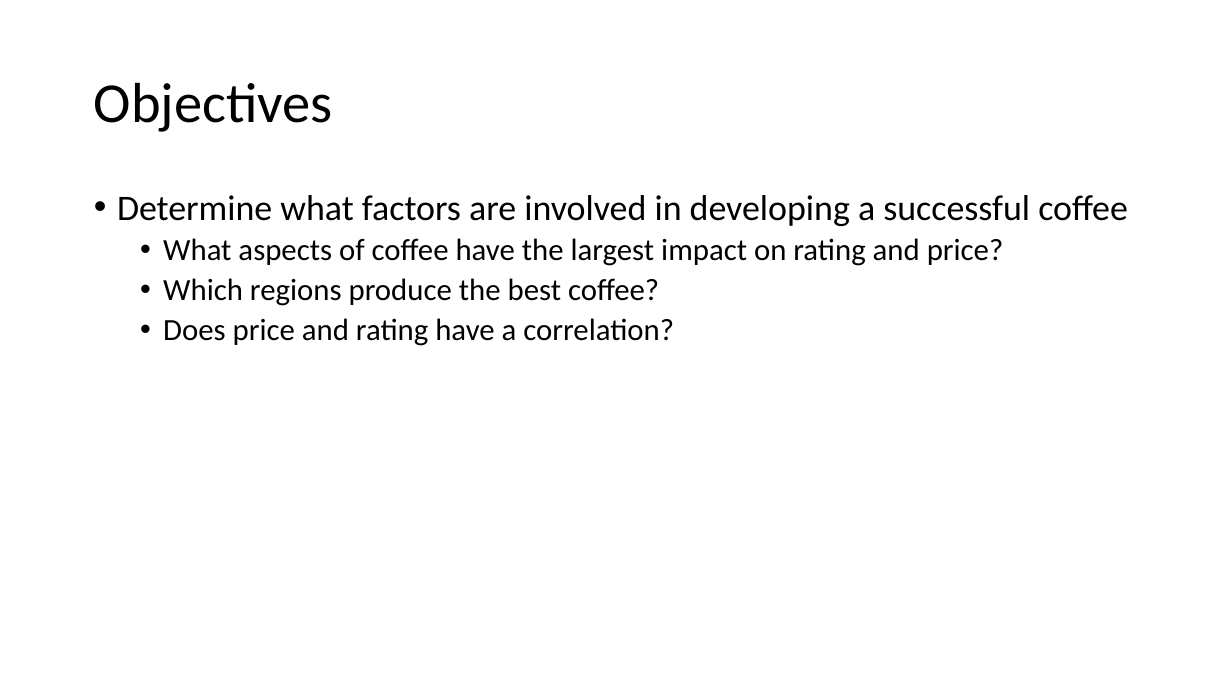
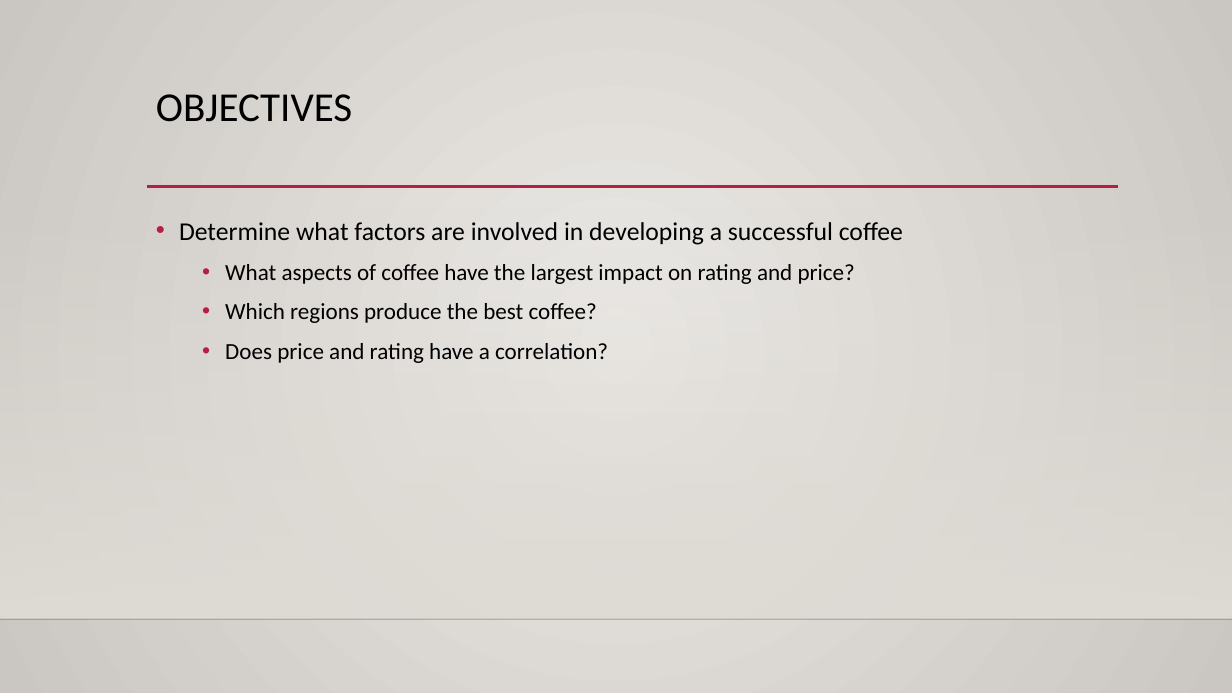
Before and after one commit to DATA-606-SPRING-2023-TUE/nicholas_data606, a slide deck: slide 3 of docs/Project_Presentation.pptx. Drawn at 1232x693 pixels with LibreOffice and Linux fonts; fonts in the diff are those of the drawing; background and template pictures are left out. Boxes give left, top, right and bottom in pixels: in the first picture for what was removed or moved away, otherwise in the second. Text is boxed around its words. In the diff, an @@ line names an element or a change of style, - is before the commit and + after.

```diff
--- a/docs/Project_Presentation.pptx
+++ b/docs/Project_Presentation.pptx
@@ background #FFFFFF to gradient #ECEAE7 to #CAC7C1 @@
@@ title "OBJECTIVES" at (156, 94, 352, 122): vertical alignment middle to top @@
@@ title at (156, 94, 352, 122): text changed; size 44 to 32 pt @@
-Objectives
+OBJECTIVES
@@ rectangle added at (0, 204, 1232, 619), fill gradient #DFDBD5 @@
@@ text "Determine what factors are involved ...": place and size @@
-text "Determine what factors are involved ..." at (117, 195, 1128, 346)
+text "Determine what factors are involved ..." at (179, 222, 903, 363)
@@ text "Determine what factors are involved ..." at (179, 222, 903, 363): size 28 to 20 pt in "Determine what factors are involved in developing ..."; size 24 to 18 pt in "What aspects of coffee have the largest ...", "Which regions produce the best coffee?", "Does price and rating have a correlation?"; line spacing 0.9 to 1.2 @@
@@ line added from (147, 187) to (1118, 187), #B71E42 2.5 pt @@
@@ line added from (0, 619) to (1232, 619), #000001 1 pt @@
```
Also in this commit, not shown: 3 other slides changed, 9 slides added, 5 slides removed.
